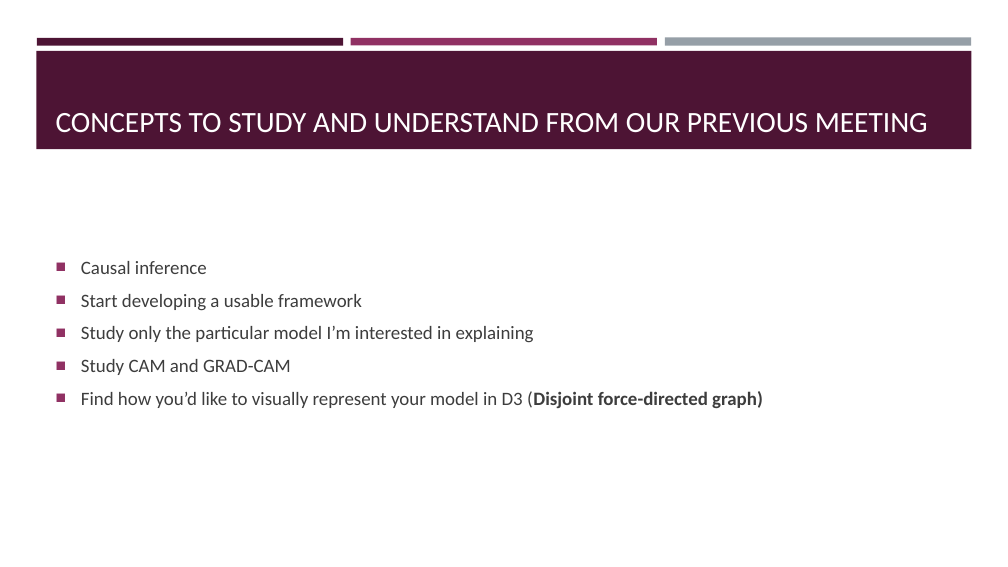
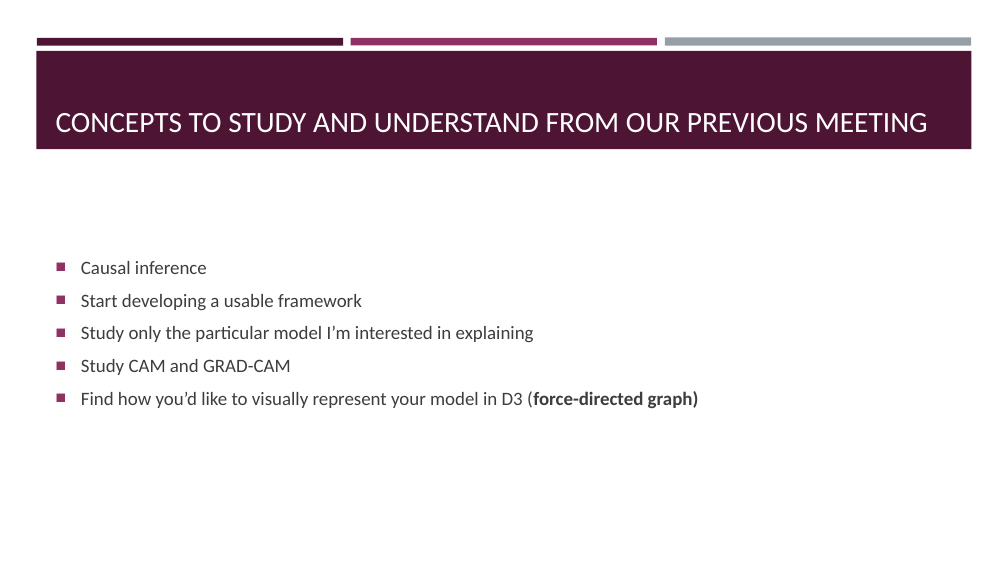
Before and after one commit to Lanre9799/PHD-explainable-AI-with-visual-analytics, a slide deck: slide 7 of PHD Progression.pptx. Drawn at 1008x567 pixels with LibreOffice and Linux fonts; fonts in the diff are those of the drawing. Boxes give left, top, right and bottom in pixels: in the first picture for what was removed or moved away, otherwise in the second. Text is boxed around its words. In the diff, an @@ line names an element or a change of style, - is before the commit and + after.

Commit message:
PHD progression meeting

```diff
--- a/PHD Progression.pptx
+++ b/PHD Progression.pptx
@@ text at [81,391,699,408]: text changed @@
-■ Find how you’d like to visually represent your model in D3 (Disjoint force-directed graph)
+■ Find how you’d like to visually represent your model in D3 (force-directed graph)
```
Also in this commit, not shown: 1 other file.
